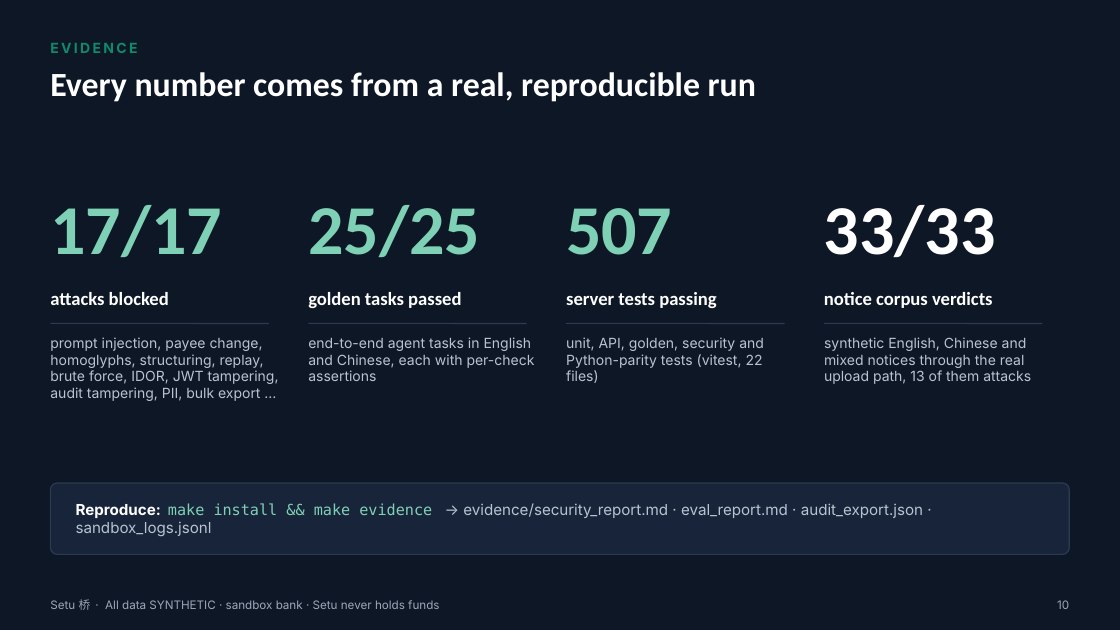
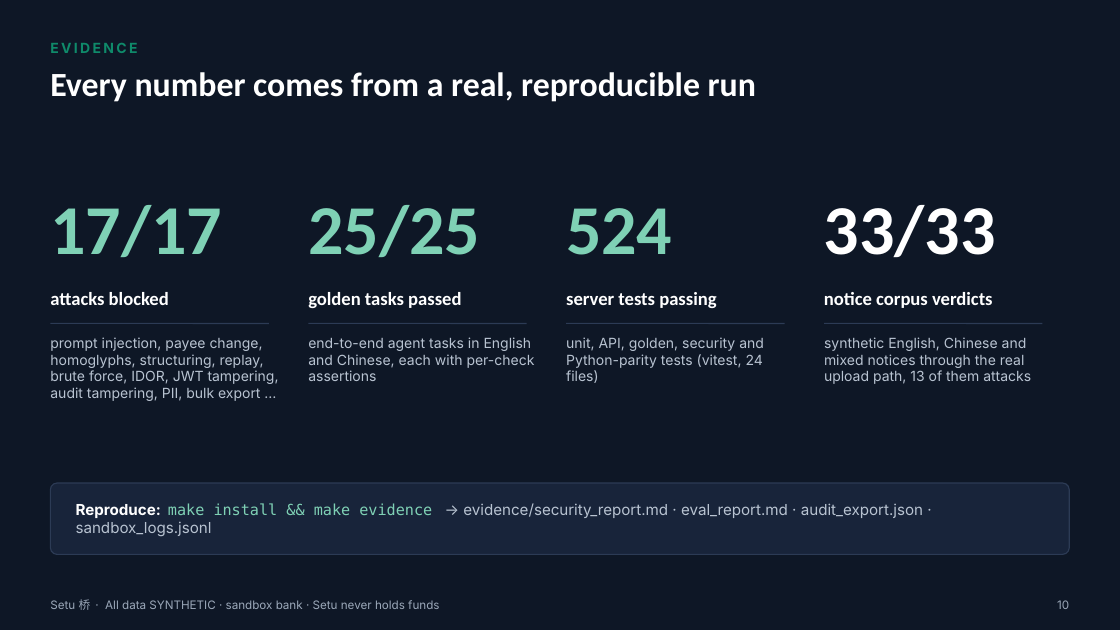
Before and after one commit to Zul-Qarnain/setu-fintechathon, a slide deck: slide 10 of submission/Setu_Deck.pptx. Drawn at 1120x630 pixels with LibreOffice and Linux fonts; fonts in the diff are those of the drawing. Boxes give left, top, right and bottom in pixels: in the first picture for what was removed or moved away, otherwise in the second. Text is boxed around its words. In the diff, an @@ line names an element or a change of style, - is before the commit and + after.

```diff
--- a/submission/Setu_Deck.pptx
+++ b/submission/Setu_Deck.pptx
@@ text at (x1=566, y1=208, x2=672, y2=255): text changed @@
-507
+524
@@ text at (x1=566, y1=337, x2=764, y2=383): text changed @@
-unit, API, golden, security and Python-parity tests (vitest, 22 files)
+unit, API, golden, security and Python-parity tests (vitest, 24 files)
```
Also in this commit, not shown: 26 other files.
